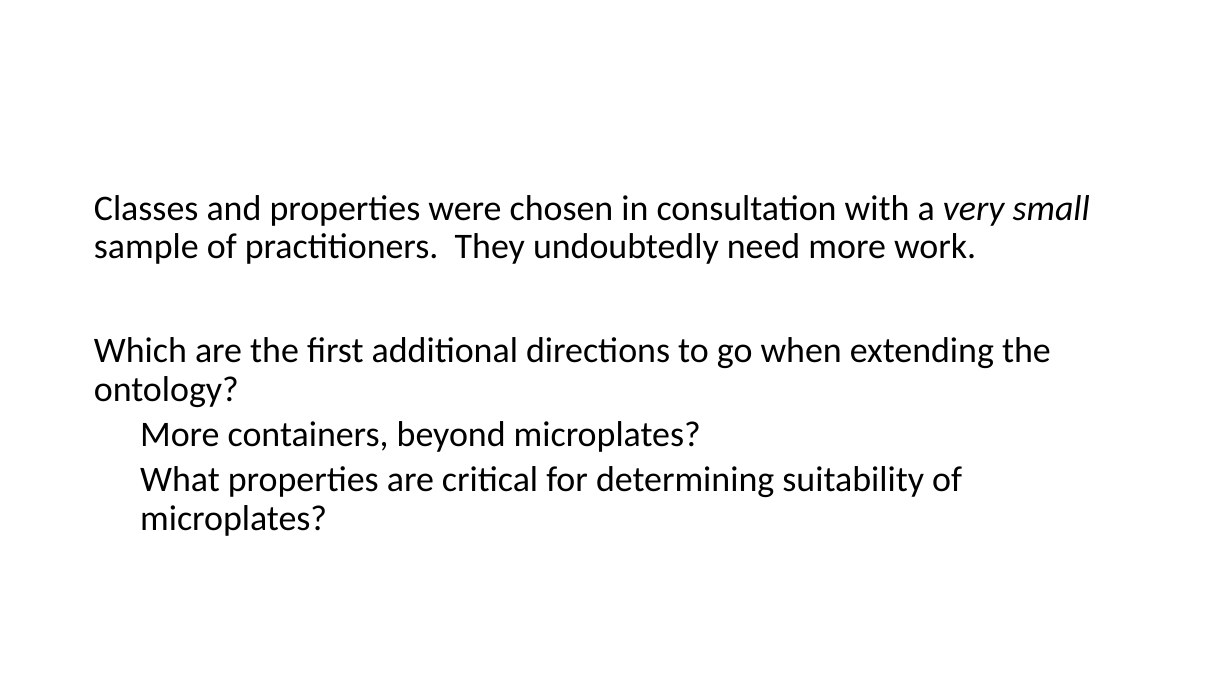
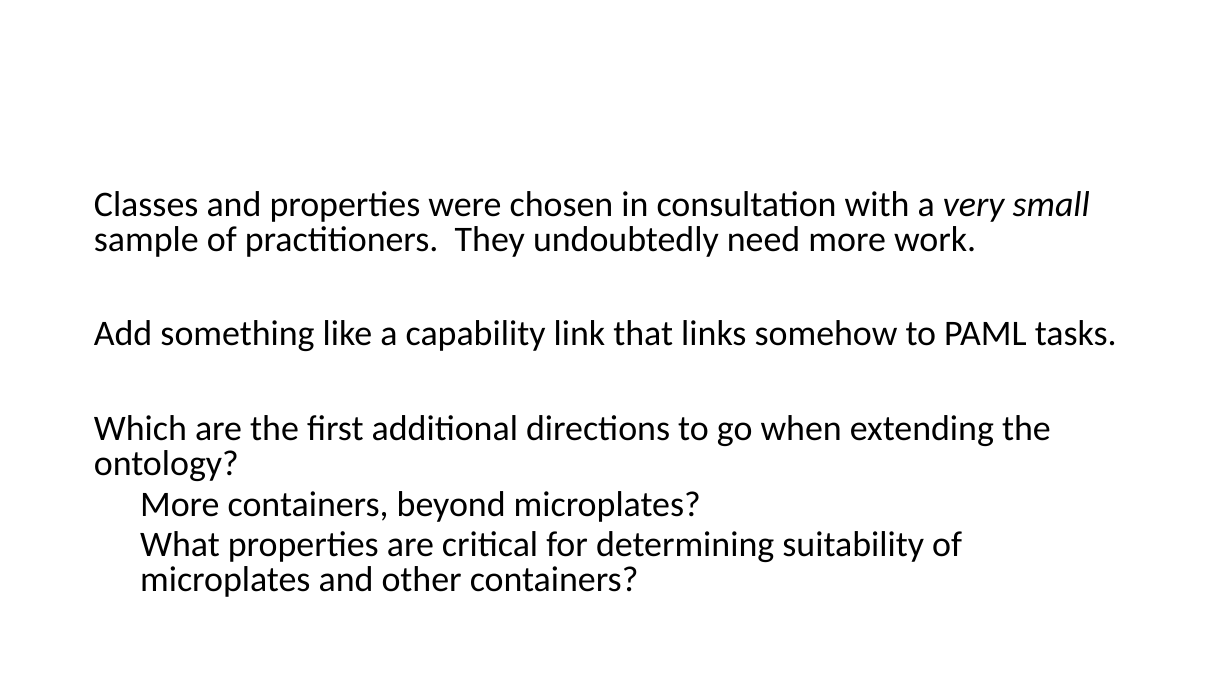
Before and after one commit to Bioprotocols/container-ontology, a slide deck: slide 6 of docs/Container Ontology 2022-03-11.pptx (slide 14 before the commit). Drawn at 1232x693 pixels with LibreOffice and Linux fonts; fonts in the diff are those of the drawing. Boxes give left, top, right and bottom in pixels: in the first picture for what was removed or moved away, otherwise in the second. Text is boxed around its words. In the diff, an @@ line names an element or a change of style, - is before the commit and + after.

```diff
--- a/docs/Container Ontology 2022-03-11.pptx
+++ b/docs/Container Ontology 2022-03-11.pptx
@@ text at (94,191,1090,522): line spacing 0.9 to 0.8 @@
@@ text at (94,320,1117,351): paragraph added @@
+Add something like a capability link that links somehow to PAML tasks.
@@ text at (140,531,962,597): text changed @@
-  What properties are critical for determining suitability of microplates?
+  What properties are critical for determining suitability of microplates and other containers?
```
Also in this commit, not shown: 3 other slides changed, 4 slides added, 1 slide removed, 2 other files.
